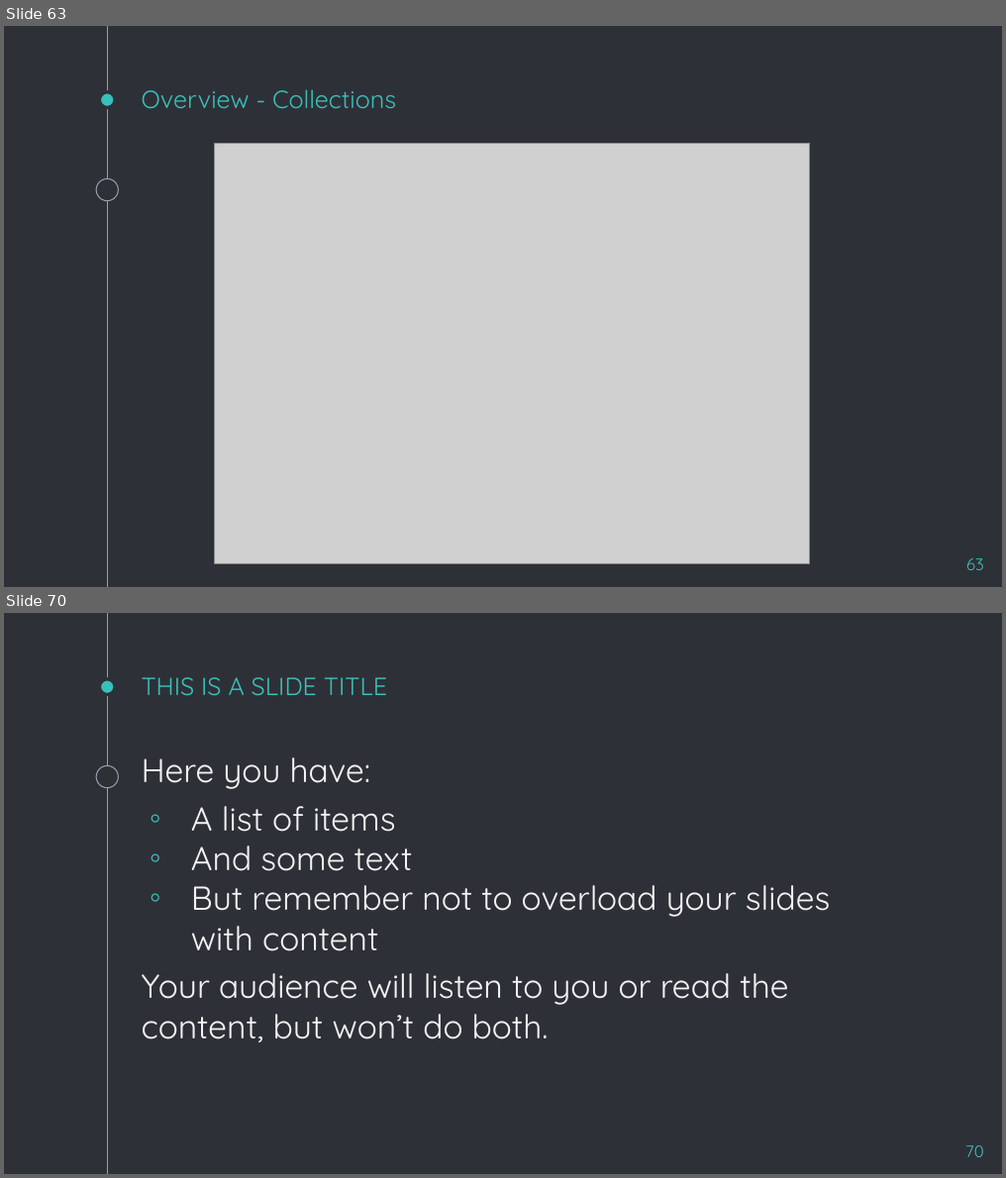
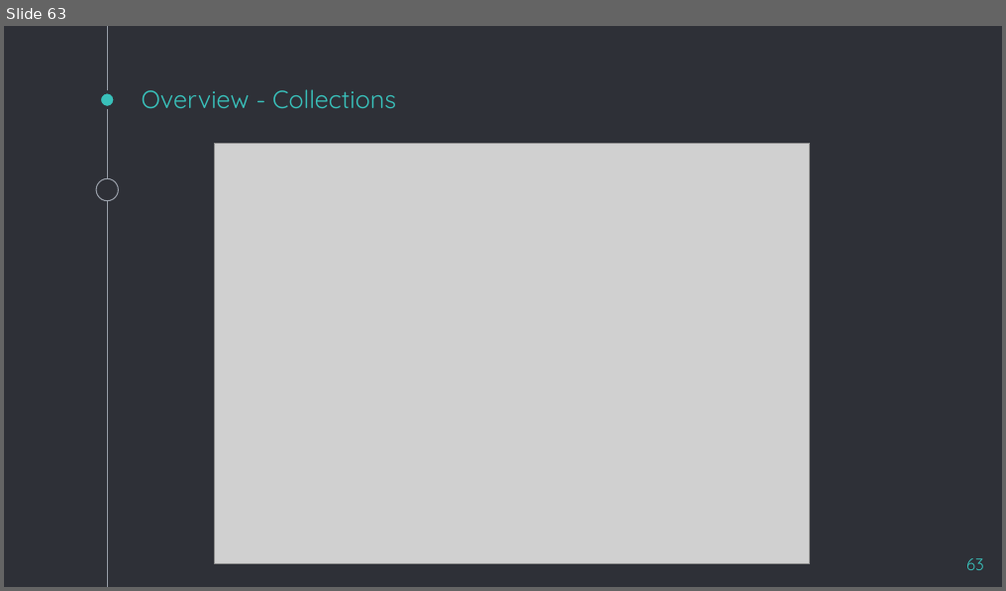
Before and after one commit to houwaey/java-training-materials, a slide deck: Java Presentation.pptx. Shown one above the other, each under a label of ours: slides 63 and 70 before the commit, slide 63 after it; the slides between them are not shown. The pictures are 1006x1178 and 1006x591 pixels, drawn with LibreOffice and Linux fonts; fonts in the diff are those of the drawing; grey boxes stand for pictures. Boxes give left, top, right and bottom in pixels: in the first picture for what was removed or moved away, otherwise in the second. Text is boxed around its words. In the diff, an @@ line names an element or a change of style, - is before the commit and + after.

```diff
--- a/Java Presentation.pptx
+++ b/Java Presentation.pptx
@@ slide 70 removed at [4, 613, 1002, 1174], background #2E3037; not listed: 3 template elements that a slide beside it also shows @@
@@ title removed at [142, 677, 387, 695] @@
-THIS IS A SLIDE TITLE
@@ text removed at [142, 758, 830, 1043] @@
-Here you have:
-◦ A list of items
-◦ And some text
-◦ But remember not to overload your slides with content
-Your audience will listen to you or read the content, but won’t do both.
@@ page number removed at [965, 1146, 984, 1157] @@
-70
```
Also in this commit, not shown: 3 slides changed, 2 slides added, 14 other slides removed.
